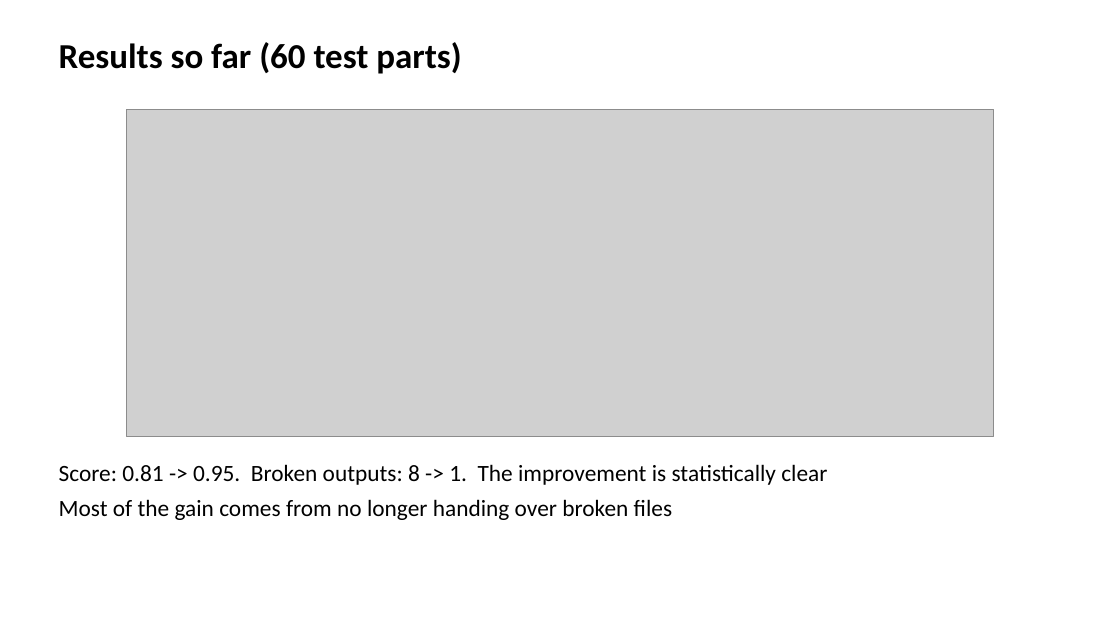
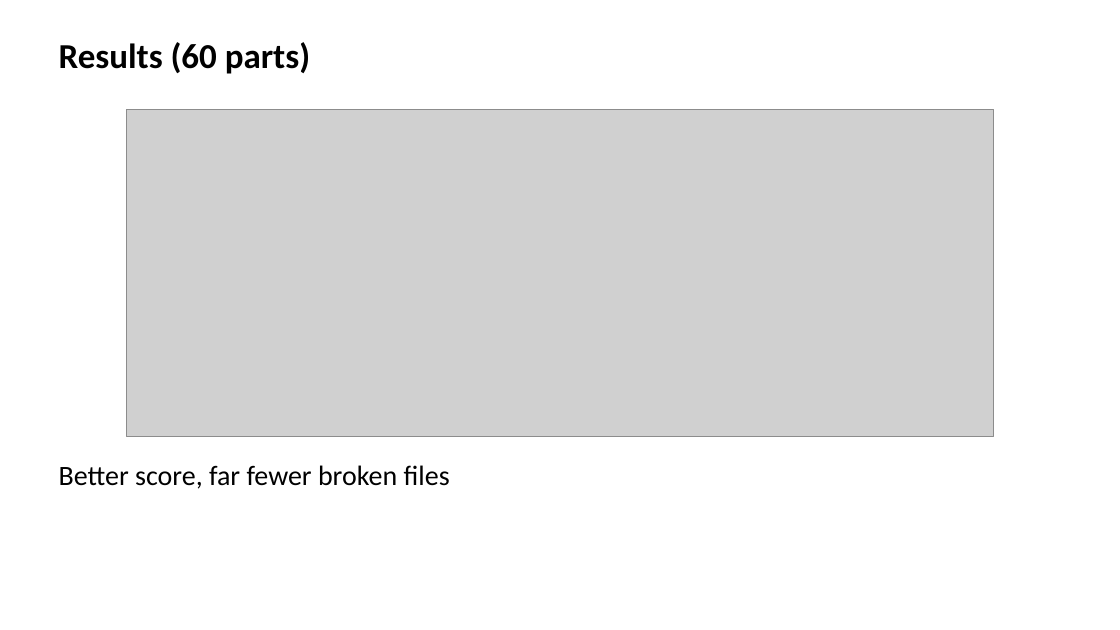
Before and after one commit to andrwlinx/CADFit, a slide deck: slide 6 of bench/figures/v2_2026-10-23/CADFit_v2_update.pptx. Drawn at 1120x630 pixels with LibreOffice and Linux fonts; fonts in the diff are those of the drawing; grey boxes stand for pictures. Boxes give left, top, right and bottom in pixels: in the first picture for what was removed or moved away, otherwise in the second. Text is boxed around its words. In the diff, an @@ line names an element or a change of style, - is before the commit and + after.

Commit message:
Slides: minimal text

```diff
--- a/bench/figures/v2_2026-10-23/CADFit_v2_update.pptx
+++ b/bench/figures/v2_2026-10-23/CADFit_v2_update.pptx
@@ text at [59, 42, 310, 74]: text changed @@
-Results so far (60 test parts)
+Results (60 parts)
@@ text at [59, 465, 450, 489]: text changed; size 20 to 24 pt @@
-Score: 0.81 -> 0.95. Broken outputs: 8 -> 1. The improvement is statistically clear
-Most of the gain comes from no longer handing over broken files
+Better score, far fewer broken files
```
Also in this commit, not shown: 6 other slides changed, 1 other file.
